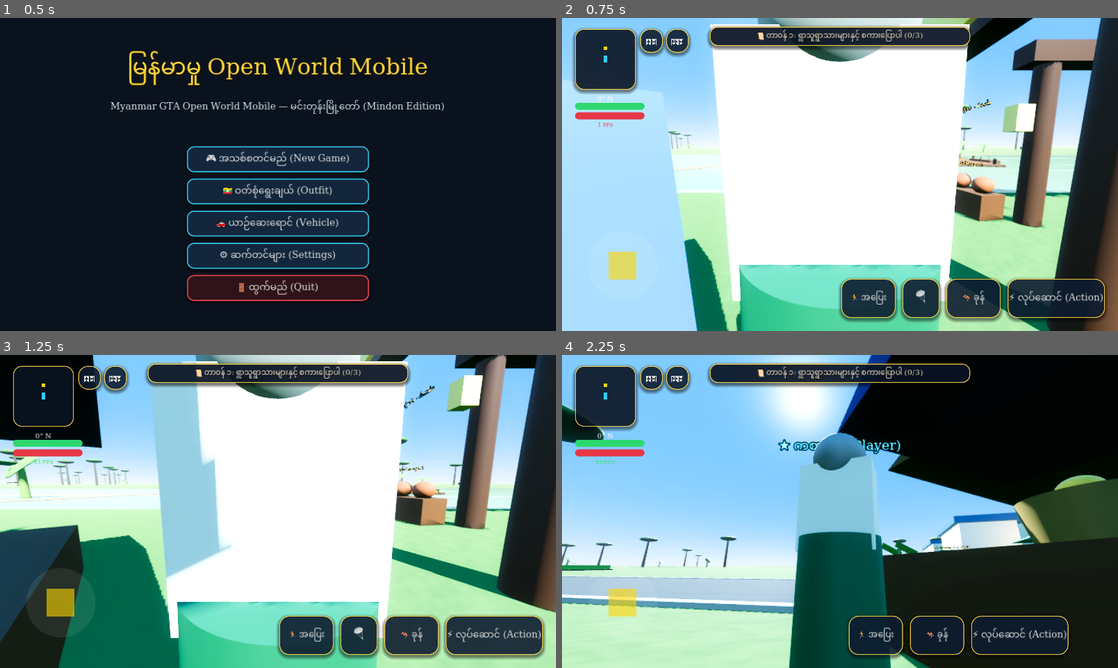
Above: before the commit, frames 1-4 (two rows, left to right).
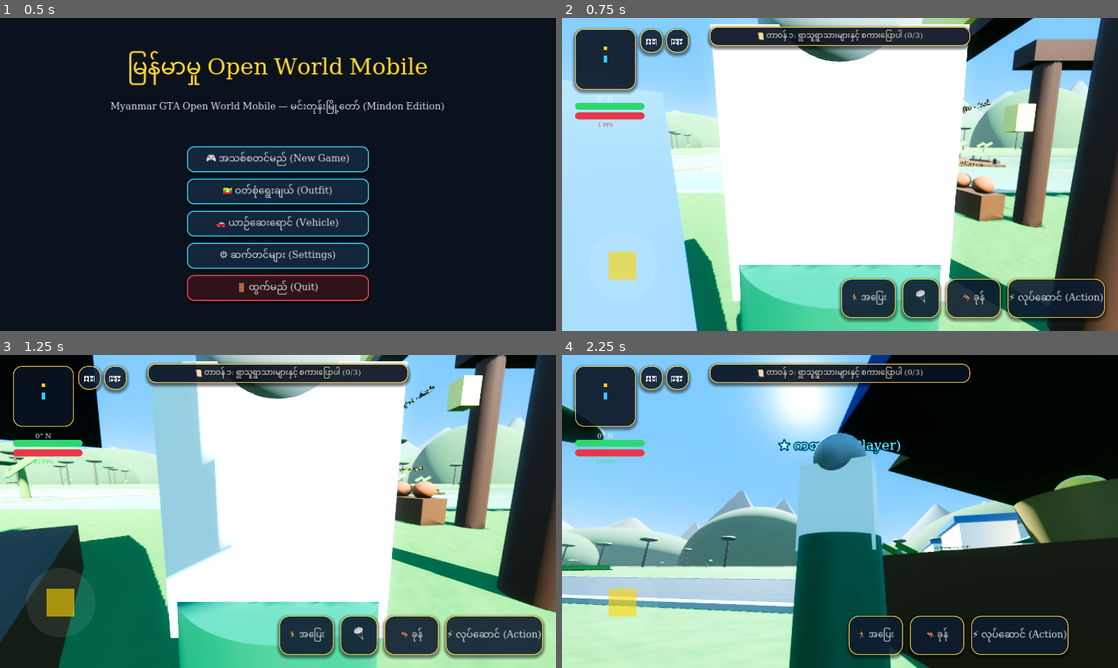
Above: after the commit, the same moments.

Repository: sudohlaingwin/gta-open-world
Game: Godot game, scene res://scenes/main_menu.tscn
Two runs of this game, one before a commit and one after it. Both use one fixed random seed, a clock stepped at 60 frames per second and the inputs below.
Inputs (mouse positions are in pixels of both pictures, inside the frame that each line leads up to):
- Up to frame 1 (0.5 s): no input
- Up to frame 2 (0.75 s): click "🎮 အသစ်စတင်မည် (New Game)" at 0.5 s
- Up to frame 3 (1.25 s): no input
- Up to frame 4 (2.25 s): drag from (628, 611) to (895, 442) at 1.27 s; drag from (728, 527) to (812, 574) at 2.02 s

Frame 1 is identical in both runs. In frame 2, 3.3% of the frame differs, in the area x 18-95%, y 20-42%; in frame 3, 5.1%; in frame 4, 7.4%, in the area x 0-82%, y 43-68%.

Commit message:
Slice 283: Real-Scale 1:1 Architecture & Panoramic Horizon Mountain Ranges Simulation

Diff:
--- a/scripts/mindon_map_builder.gd
+++ b/scripts/mindon_map_builder.gd
@@ -393,8 +393,8 @@
 				eave.set_surface_override_material(0, wood_mat)
 				visual.add_child(eave)
 
-			# PUBG full-sized house scaling (ကလေးကစားသလို မဖြစ်စေရန် 1.45x စကေးမြှင့်တင်ခြင်း)
-			house.scale = Vector3(1.45, 1.45, 1.45)
+			# Authentic 1:1 Real-Scale Myanmar Teak & Stilt House (ကလေးကစားစရာအရုပ်မဟုတ်စေရန် အချိုးအစားမှန် 2.2x စကေးအပြည့်ချဲ့ခြင်း)
+			house.scale = Vector3(2.2, 2.2, 2.2)
 			building_holder.add_child(house)
 			house.global_position = Vector3(cx, 0.0, cz)
 
--- a/scripts/world.gd
+++ b/scripts/world.gd
@@ -53,6 +53,62 @@
 			pbr_ground_mat.normal_texture = g_tex
 			pbr_ground_mat.uv1_scale = Vector3(320.0, 320.0, 320.0)
 			ground_mesh_inst.set_surface_override_material(0, pbr_ground_mat)
+
+	_generate_scenic_mountain_ranges()
+
+func _generate_scenic_mountain_ranges() -> void:
+	var mountains_holder = Node3D.new()
+	mountains_holder.name = "ScenicMountainsAndHills"
+	add_child(mountains_holder)
+
+	var hill_mat = StandardMaterial3D.new()
+	hill_mat.albedo_color = Color(0.20, 0.35, 0.15, 1.0)
+	hill_mat.roughness = 0.95
+	hill_mat.specular = 0.15
+
+	var mountain_mat = StandardMaterial3D.new()
+	mountain_mat.albedo_color = Color(0.18, 0.28, 0.22, 1.0)
+	mountain_mat.roughness = 0.92
+	mountain_mat.specular = 0.20
+
+	# 1. Distant Mountain Ranges encircling the 8000m x 8000m map
+	var num_ranges = 36
+	for i in range(num_ranges):
+		var angle = (float(i) / float(num_ranges)) * TAU
+		var radius = 1200.0 + (i % 5) * 220.0
+		var mx = cos(angle) * radius
+		var mz = sin(angle) * radius
+		var height = 180.0 + (i % 7) * 45.0
+		var base_radius = 220.0 + (i % 4) * 60.0
+
+		var mountain = MeshInstance3D.new()
+		var cone = CylinderMesh.new()
+		cone.top_radius = 12.0
+		cone.bottom_radius = base_radius
+		cone.height = height
+		mountain.mesh = cone
+		mountain.set_surface_override_material(0, mountain_mat)
+		mountains_holder.add_child(mountain)
+		mountain.global_position = Vector3(mx, height * 0.45, mz)
+
+	# 2. Mid-distance Rolling Hills & Ridges
+	var num_hills = 28
+	for j in range(num_hills):
+		var h_angle = (float(j) / float(num_hills)) * TAU + 0.15
+		var h_radius = 550.0 + (j % 4) * 110.0
+		var hx = cos(h_angle) * h_radius
+		var hz = sin(h_angle) * h_radius
+		var h_height = 55.0 + (j % 5) * 18.0
+		var h_base = 110.0 + (j % 3) * 35.0
+
+		var hill = MeshInstance3D.new()
+		var sphere = SphereMesh.new()
+		sphere.radius = h_base
+		sphere.height = h_height * 2.0
+		hill.mesh = sphere
+		hill.set_surface_override_material(0, hill_mat)
+		mountains_holder.add_child(hill)
+		hill.global_position = Vector3(hx, 0.0, hz)
 
 func _process(_delta: float) -> void:
 	if not player_ref:
Not shown, changed: COLLAB.md
